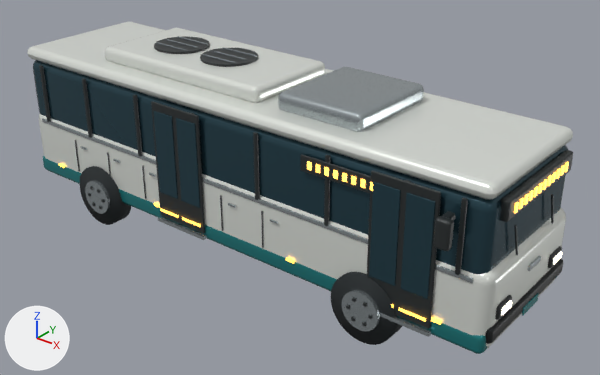
One commit to the Blender file ai_builder/static/models/city-bus-v1.blend: the scene before it, then after it.
One viewpoint serves both versions: a 50 mm lens placed at (8.32, -9.55, 7.25), pointed at (0.55, 0.16, 1.23). Lighting does not change. The marker at lower left points along +X, +Y and +Z. The first picture is the older version.

Objects in the first picture: 'Continuous window band', 'Door glass', 'Door glass.001', 'Door glass.002', 'Door glass.003', 'HVAC pod', 'Low floor body', 'Lower green skirt', 'Passenger door', 'Passenger door.001', 'Road wheel front_left', 'Roof battery pod', 'Roof shell' and 48 more.
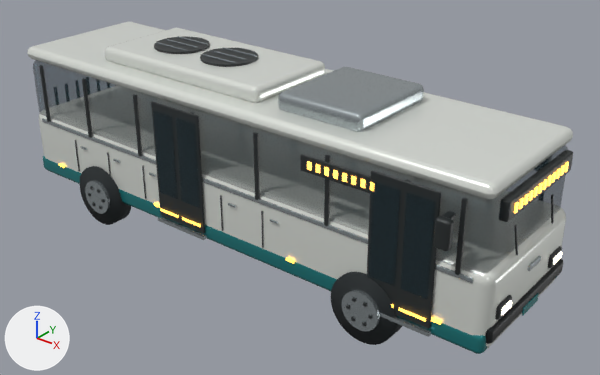
Boxes [x1, y1, x2, y2] around the edits, measured in the pictures (600 x 375 px):
'Continuous window band', surface changed: [33, 60, 568, 274] in both
'Door glass.001', surface changed: [401, 192, 436, 296] in both
'Door glass', surface changed: [369, 182, 401, 286] in both
'Door glass.003', surface changed: [176, 118, 200, 207] in both
'Door glass.002', surface changed: [153, 111, 178, 199] in both
'Bumper', unchanged, uncovered by the edit: after [485, 259, 563, 344]
'Bumper.001', unchanged, covered by the edit: before [485, 259, 563, 344]

Edits to the bpy script that builds the scene:
```text
Change mat_smoked_blue_glazing:
    mat_smoked_blue_glazing.alpha: 1.0 -> 0.42
```
